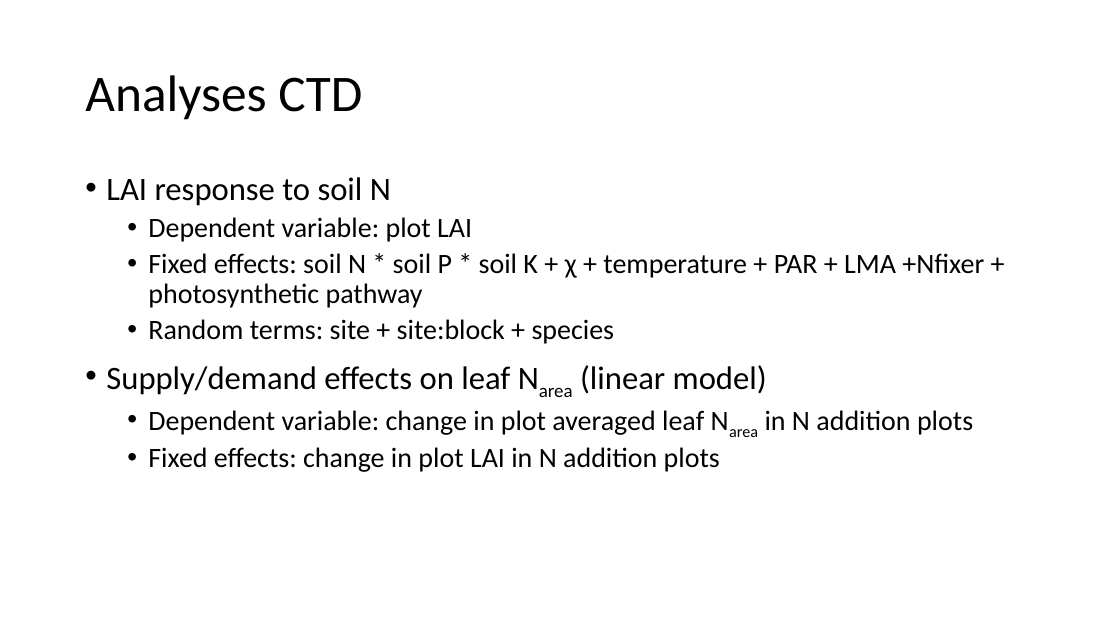
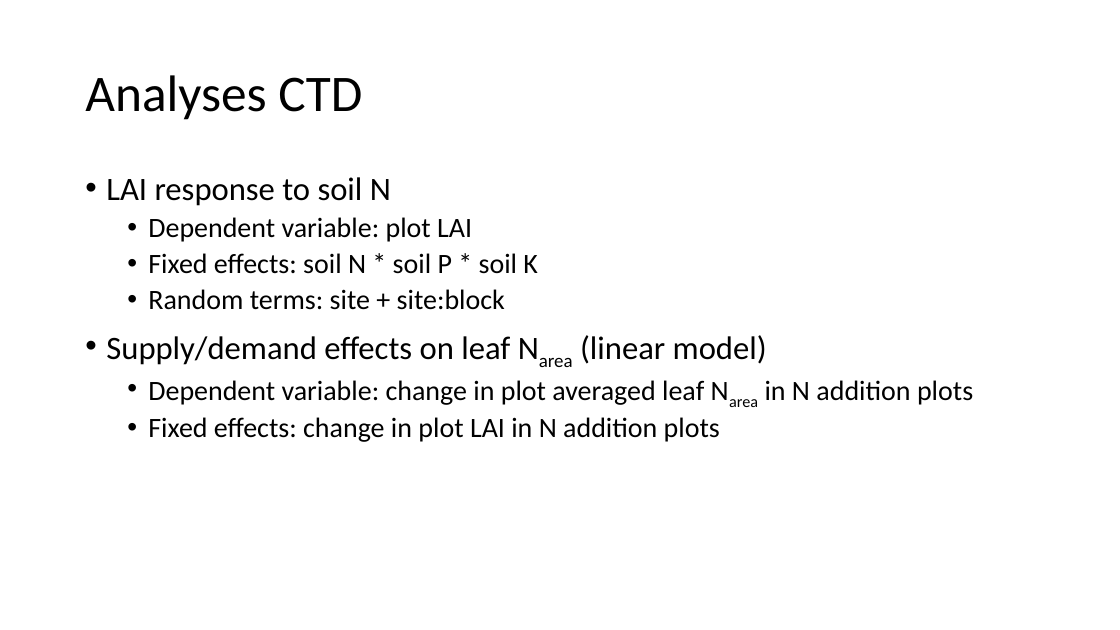
Before and after one commit to efwaring/NutNetPhys, a slide deck: slide 14 of presentations/nutnet_narea.pptx (slide 12 before the commit). Drawn at 1120x630 pixels with LibreOffice and Linux fonts; fonts in the diff are those of the drawing. Boxes give left, top, right and bottom in pixels: in the first picture for what was removed or moved away, otherwise in the second. Text is boxed around its words. In the diff, an @@ line names an element or a change of style, - is before the commit and + after.

Commit message:
just refining the analyses a bit and prepping the presentation

```diff
--- a/presentations/nutnet_narea.pptx
+++ b/presentations/nutnet_narea.pptx
@@ text at [148,253,538,310]: text changed @@
-  • Fixed effects: soil N * soil P * soil K + χ + temperature + PAR + LMA +Nfixer + photosynthetic pathway
-  • Random terms: site + site:block + species
+  • Fixed effects: soil N * soil P * soil K
+  • Random terms: site + site:block
```
Also in this commit, not shown: 11 other slides changed, 4 slides added, 11 other files.
